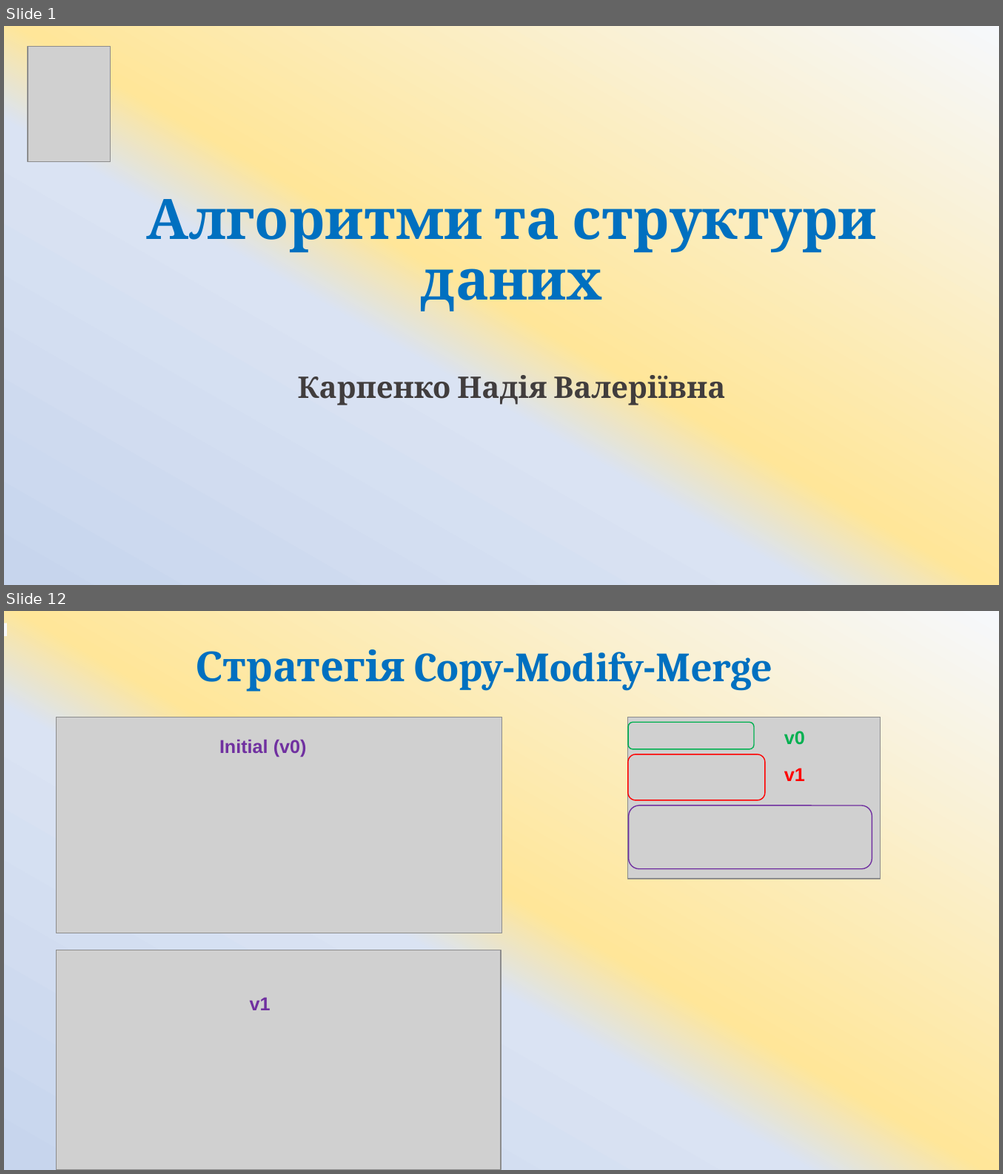
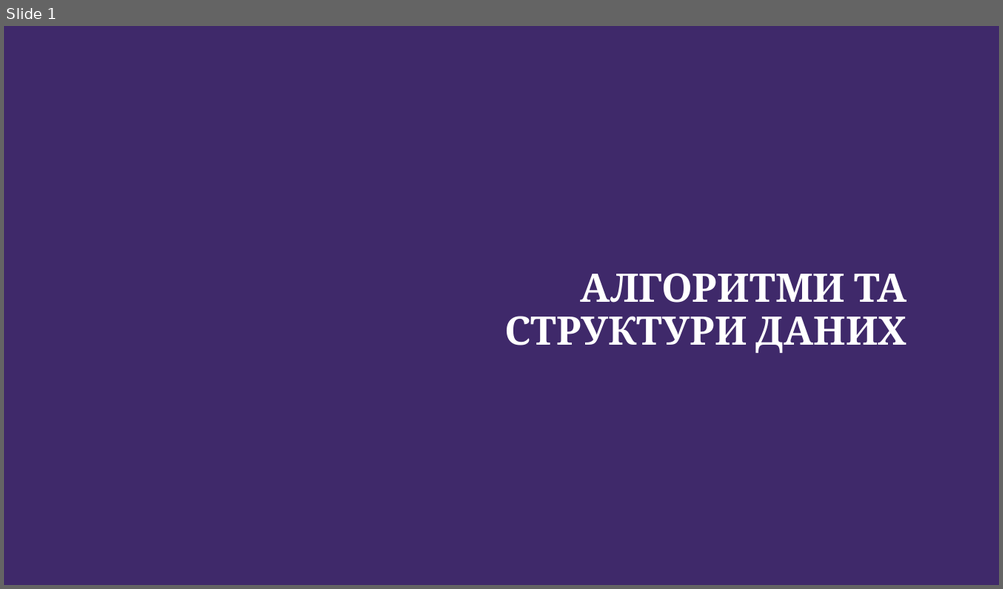
Before and after one commit to ArtemKlym/git_presentation, a slide deck: Git_1 part.pptx. Shown one above the other, each under a label of ours: slides 1 and 12 before the commit, slide 1 after it; the slides between them are not shown. The pictures are 1003x1174 and 1003x589 pixels, drawn with LibreOffice and Linux fonts; fonts in the diff are those of the drawing; grey boxes stand for pictures; background and template pictures are left out. Boxes give left, top, right and bottom in pixels: in the first picture for what was removed or moved away, otherwise in the second. Text is boxed around its words. In the diff, an @@ line names an element or a change of style, - is before the commit and + after.

```diff
--- a/Git_1 part.pptx
+++ b/Git_1 part.pptx
@@ slide 12 removed at (4,611,999,1170), background gradient #F6F8FC to #FFE699 to #DAE3F3 to #C7D5ED @@
@@ rectangle removed at (4,623,7,635) @@
@@ title removed at (195,649,772,692) @@
-Стратегія Copy-Modify-Merge
@@ picture removed at (57,717,503,934) @@
@@ picture removed at (627,717,880,879) @@
@@ text removed at (219,739,307,757) @@
-Initial (v0)
@@ rounded rectangle removed at (628,722,754,749) @@
@@ text removed at (784,731,805,745) @@
-v0
@@ rounded rectangle removed at (628,755,765,800) @@
@@ text removed at (784,768,805,781) @@
-v1
@@ rounded rectangle removed at (629,806,872,869) @@
@@ picture removed at (57,951,501,1170) @@
@@ text removed at (250,997,270,1011) @@
-v1
@@ slide 1 changed as well @@
@@ background gradient #F6F8FC to #FFE699 to #DAE3F3 to #C7D5ED to picture (left out) @@
@@ picture removed at (28,46,110,161) @@
@@ title at (504,273,907,353): text changed; size 54 to 38 pt; text colour #0070C0 to #FFFFFF @@
-Алгоритми та структури даних
-Карпенко Надія Валеріївна
+АЛГОРИТМИ ТА СТРУКТУРИ ДАНИХ
```
Also in this commit, not shown: 8 slides added, 27 other slides removed.
